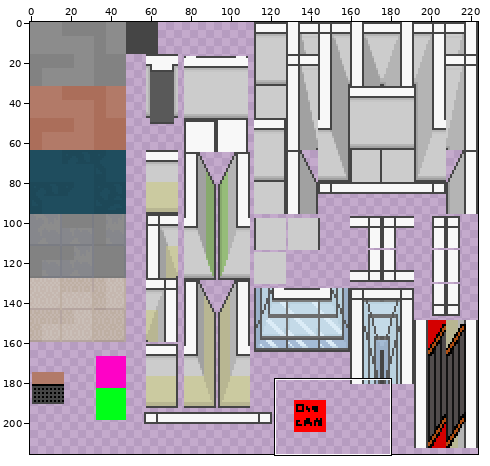
One commit to this sprite sheet: Assets/Artwork/School/wall_n_floor.png. Above, an overview of the earlier version with the close-up marked.
Close-up. As it was:
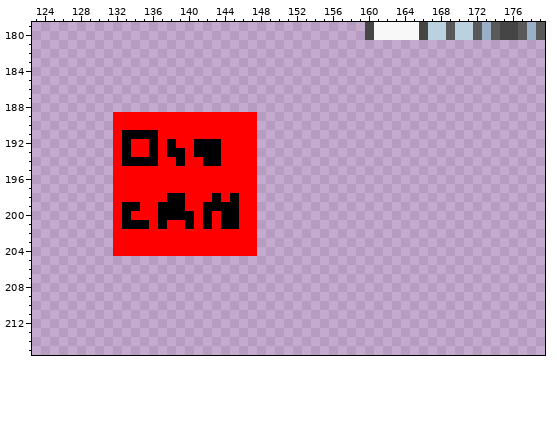
The file is 224x216 pixels. Colours within 5 levels of each other are drawn and written as one. Shown: x 123..179, y 179..215.
After:
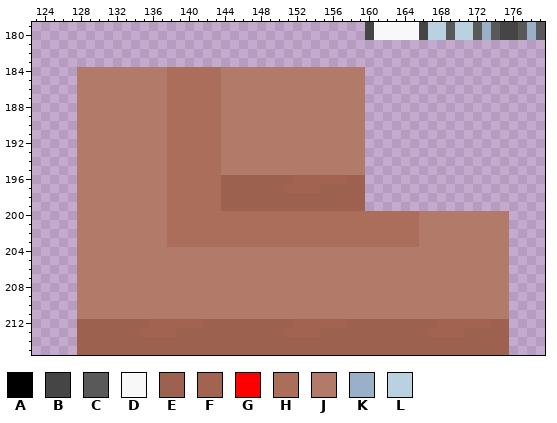
Palette (. is transparent): A #000000  B #454545  C #595959  D #f8f8f8  E #9c624f  F #a26450  G #ff0000  H #ab6e5a  J #b27a68  K #9ab0c9  L #bad2e0
What changed:
y 184..188: x 128..159 ................................ -> JJJJJJJJJJHHHHHHJJJJJJJJJJJJJJJJ
y 189..190: x 128..159 ....GGGGGGGGGGGGGGGG............ -> JJJJJJJJJJHHHHHHJJJJJJJJJJJJJJJJ
y 191: x 128..159 ....GAAAAGGGGGGGGGGG............ -> JJJJJJJJJJHHHHHHJJJJJJJJJJJJJJJJ
y 192: x 128..159 ....GAGGAGAGGAAAGGGG............ -> JJJJJJJJJJHHHHHHJJJJJJJJJJJJJJJJ
y 193: x 128..159 ....GAGGAGAAGAAAGGGG............ -> JJJJJJJJJJHHHHHHJJJJJJJJJJJJJJJJ
y 194: x 128..159 ....GAAAAGGAGGAAGGGG............ -> JJJJJJJJJJHHHHHHJJJJJJJJJJJJJJJJ
y 195: x 128..159 ....GGGGGGGGGGGGGGGG............ -> JJJJJJJJJJHHHHHHJJJJJJJJJJJJJJJJ
y 196: x 128..159 ....GGGGGGGGGGGGGGGG............ -> JJJJJJJJJJHHHHHHEEEEEEEEFFFFFFEE
y 197: x 128..159 ....GGGGGGGGGGGGGGGG............ -> JJJJJJJJJJHHHHHHEEEEEEEFFFFEEEEE
y 198: x 128..159 ....GGGGGGAAGGGAGAGG............ -> JJJJJJJJJJHHHHHHEEEEEEEEEEEEEEEE
y 199: x 128..159 ....GAAGGAAAGGAAAAGG............ -> JJJJJJJJJJHHHHHHEEEEEEEEEEEEEEEE
y 200: x 128..175 ....GAGGGAAAAGAGAAGG............................ -> JJJJJJJJJJHHHHHHHHHHHHHHHHHHHHHHHHHHHHJJJJJJJJJJ
y 201: x 128..175 ....GAAAGAGGAGAGAAGG............................ -> JJJJJJJJJJHHHHHHHHHHHHHHHHHHHHHHHHHHHHJJJJJJJJJJ
y 202..203: x 128..175 ....GGGGGGGGGGGGGGGG............................ -> JJJJJJJJJJHHHHHHHHHHHHHHHHHHHHHHHHHHHHJJJJJJJJJJ
y 204: x 128..175 ....GGGGGGGGGGGGGGGG............................ -> JJJJJJJJJJJJJJJJJJJJJJJJJJJJJJJJJJJJJJJJJJJJJJJJ
y 205..211: x 128..175 ................................................ -> JJJJJJJJJJJJJJJJJJJJJJJJJJJJJJJJJJJJJJJJJJJJJJJJ
y 212: x 128..175 ................................................ -> EEEEEEEEFFFFFFEEEEEEEEEEFFFFFFEEEEEEEEEEFFFFFFEE
y 213: x 128..175 ................................................ -> EEEEEEEFFFFEEEEEEEEEEEEFFFFEEEEEEEEEEEEFFFFEEEEE
y 214..215: x 128..175 ................................................ -> EEEEEEEEEEEEEEEEEEEEEEEEEEEEEEEEEEEEEEEEEEEEEEEE
